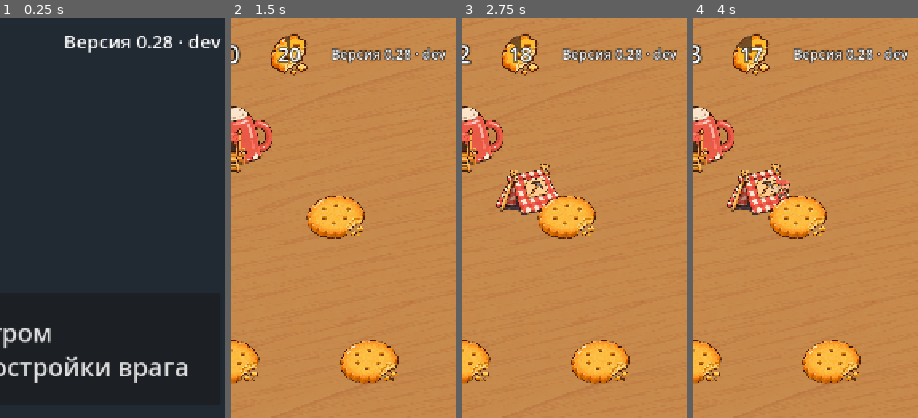
Above: before the commit, frames 1-4 (left to right).
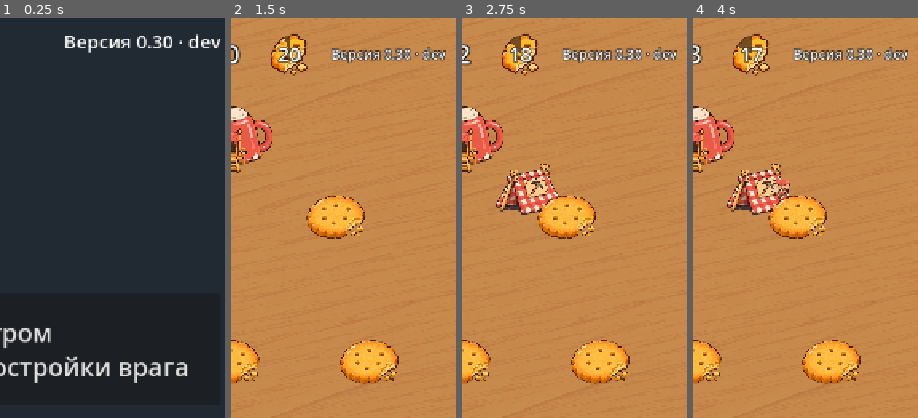
Above: after the commit, the same moments.

Repository: fishert2812/strategy-2d
Game: Godot game, scene res://scenes/main.tscn
Two runs of this game, one before a commit and one after it. Both use one fixed random seed, a clock stepped at 60 frames per second and the inputs below.
Inputs (mouse positions are % of the whole screen's width and height, from its top left):
- Up to frame 1 (0.25 s): no input
- Up to frame 2 (1.5 s): click "Разгром Разрушь все постройки…" at 0.5 s; tap Enter at 1.25 s; move the mouse to (72, 45) at 1.27 s; click (72, 45) at 1.42 s
- Up to frame 3 (2.75 s): drag from (30, 55) to (45, 70) at 2.02 s
- Up to frame 4 (4 s): move the mouse to (60, 28) at 2.77 s; click (60, 28) at 2.92 s; drag from (45, 70) to (20, 35) at 3.52 s
The pictures show only the part of the screen within x 50-100%, y 0-50%; the shares and areas given below are measured in that part.

The runs differ from the first frame. In frame 1, 0.1% of the frame differs, in the area x 68-77%, y 4-8%; in frame 2, 0.1%; in frame 3, 0.1%; in frame 4, 0.1%.

Commit message:
Вязаный воин Романа: бег из его поз, удар иголкой, красный перекраской
Co-Authored-By: Claude Opus 5.5 <noreply@anthropic.com>
Claude-Session: https://claude.ai/code/session_019VbyzJ8W3QpPGzTEiFrfae

Diff:
--- a/data/look.json
+++ b/data/look.json
@@ -24,10 +24,16 @@
     "width": 56,
     "anchor": [0.5, 0.8672]
   },
+  "_warrior": "Вязаный воин: кадры из поз Романа (tools/art/warrior_frames.py). files — стойка; frames — все кадры по цветам. pose: run — порядок кадров бега, stride — путь в точках поля на один кадр, stand — кадр на месте, windup и thrust — замах и укол, blow — доли удара, когда замах сменяется уколом и укол стойкой.",
   "warrior": {
-    "files": ["warrior_blue", "warrior_red"],
-    "width": 56,
-    "anchor": [0.5, 0.8477]
+    "files": ["warrior_blue_1", "warrior_red_1"],
+    "frames": [
+      ["warrior_blue_0", "warrior_blue_1", "warrior_blue_2", "warrior_blue_3", "warrior_blue_4"],
+      ["warrior_red_0", "warrior_red_1", "warrior_red_2", "warrior_red_3", "warrior_red_4"]
+    ],
+    "pose": {"run": [0, 1, 2, 1], "stride": 8, "stand": 1, "windup": 3, "thrust": 4, "blow": [0.35, 0.8]},
+    "width": 64,
+    "anchor": [0.5, 0.9481]
   },
   "tower": {
     "files": ["tower_archer_blue", ""],
@@ -64,7 +70,7 @@
     "gait": {
       "carrier": {"hop": 7, "rate": 3.6, "squash": 0.14, "sway": 5},
       "carrier_loaded": {"hop": 2, "rate": 2.0, "squash": 0.06, "sway": 10},
-      "warrior": {"hop": 3, "rate": 2.6, "squash": 0.08, "sway": 2},
+      "warrior": {"hop": 1.5, "rate": 2.6, "squash": 0.04, "sway": 0},
       "fidget": {"hop": 2, "rate": 0.8, "squash": 0.05, "sway": 3}
     },
     "_fidget_max": "Во сколько раз чаще топчутся воины у коробка перед самым свистком.",
--- a/data/version.json
+++ b/data/version.json
@@ -1,3 +1,3 @@
 {
-	"number": "0.28"
+	"number": "0.30"
 }
--- a/scripts/battle.gd
+++ b/scripts/battle.gd
@@ -158,6 +158,8 @@
 			var s := Sprite2D.new()
 			_fit(s, look[u.kind], _tex(look[u.kind].files[u.side]))
 			motion.attach(s)
+			if look[u.kind].has("frames"):
+				motion.frames(s, look[u.kind].frames[u.side].map(_tex), look[u.kind].pose)
 			s.position = u.pos
 			things.add_child(s)
 			_units[u.id] = s
--- a/scripts/motion.gd
+++ b/scripts/motion.gd
@@ -20,8 +20,33 @@
 	s.set_meta("pulse", 0.0)
 
 
+## Кадры позы (вязаный воин): pics — картинки кадров, pose — порядок из look.json.
+## Бег меняет шаги по пройденному пути, удар — замах и укол; без кадров движется одна картинка.
+func frames(s: Sprite2D, pics: Array, pose: Dictionary) -> void:
+	s.set_meta("frames", pics)
+	s.set_meta("pose", pose)
+	s.set_meta("dist", 0.0)
+	s.set_meta("blow", -1.0)
+
+
+func _pose(s: Sprite2D, moved: float) -> void:
+	if not s.has_meta("frames"):
+		return
+	var p: Dictionary = s.get_meta("pose")
+	var blow: float = s.get_meta("blow")
+	var i: int = p.stand
+	if blow >= 0.0:
+		i = p.windup if blow < p.blow[0] else (p.thrust if blow < p.blow[1] else p.stand)
+	elif moved > 0.01:
+		var d: float = s.get_meta("dist") + moved
+		s.set_meta("dist", d)
+		i = p.run[int(d / p.stride) % p.run.size()]
+	s.texture = s.get_meta("frames")[i]
+
+
 ## Шаг вприпрыжку: прыжок, приземление со сплющиванием, покачивание. moved — путь за кадр.
 func walk(s: Sprite2D, gait: String, moved: float, dt: float) -> void:
+	_pose(s, 0.0 if gait == "fidget" else moved)
 	var g: Dictionary = cfg.gait[gait]
 	var ph: float = s.get_meta("phase")
 	ph = ph + dt * g.rate if moved > 0.01 else move_toward(ph, roundf(ph), dt * 4.0)
@@ -39,6 +64,13 @@
 func strike(attacker: Sprite2D, target: Sprite2D, dir: Vector2) -> void:
 	var k: Dictionary = cfg.strike
 	if attacker != null and attacker.has_meta("kick"):
+		# Нарисован лицом влево: бьёт вправо — разворачивается к цели.
+		if absf(dir.x) > 0.01:
+			attacker.flip_h = dir.x > 0
+		if attacker.has_meta("frames"):
+			var b := attacker.create_tween()
+			b.tween_method(func(v): attacker.set_meta("blow", v), 0.0, 1.0, k.time)
+			b.tween_callback(func(): attacker.set_meta("blow", -1.0))
 		var t := attacker.create_tween()
 		t.tween_method(_kick.bind(attacker), Vector2.ZERO, -dir * k.windup, k.time * 0.35)
 		t.tween_method(_kick.bind(attacker), -dir * k.windup, dir * k.lunge, k.time * 0.2)
--- a/tests/test_touch.gd
+++ b/tests/test_touch.gd
@@ -151,6 +151,6 @@
 ## не дают заминку кадра в браузере (было 110–160 мс).
 func test_pictures_loaded_before_play() -> String:
 	var battle: Control = await _battle(Vector2i(720, 1281))
-	var missing := ["warrior_blue", "warrior_red", "barracks_blue", "tower_archer_blue", "porter_red"].filter(func(f): return not ResourceLoader.has_cached(battle.look.dir + f + ".png"))
+	var missing := ["warrior_blue_0", "warrior_red_4", "barracks_blue", "tower_archer_blue", "porter_red"].filter(func(f): return not ResourceLoader.has_cached(battle.look.dir + f + ".png"))
 	battle.get_parent().free()
 	return "" if missing.is_empty() else "не загружены заранее: %s" % [missing]
--- /dev/null
+++ b/tests/test_warrior_look.gd
@@ -0,0 +1,76 @@
+extends RefCounted
+## Вязаный воин из поз Романа: бежит шагами, колет иголкой в сторону врага, ноги во всех кадрах на одной высоте.
+
+const DT := 0.05
+
+
+func _battle() -> Control:
+	var battle: Control = load("res://scenes/battle.tscn").instantiate()
+	(Engine.get_main_loop() as SceneTree).root.add_child(battle)
+	return battle
+
+
+## Игрок видит, что отряд бежит, а не скользит, и кто кого колет: на марше меняются шаги,
+## в бою воин разворачивается к врагу, замахивается и колет.
+func test_warrior_runs_in_steps_and_stabs_at_enemy() -> String:
+	var battle := _battle()
+	var sim: Sim = battle.sim
+	sim.gold = [200, 200]
+	var mine := sim.build(Sim.PLAYER, "barracks", Vector2(260, 780))
+	var theirs := sim.build(Sim.ENEMY, "barracks", Vector2(460, 220))
+	sim.set_route(mine, [theirs.pos])
+	sim.set_route(theirs, [mine.pos])
+	var pose: Dictionary = battle.look.warrior.pose
+	var pics: Array = battle.look.warrior.frames[Sim.PLAYER].map(battle._tex)
+	var steps := {}
+	var hits := []
+	sim.changed.connect(func(what, data):
+		if what == "hit" and battle._units.has(data.by) and battle._units.has(data.get("id", -1)):
+			hits.append(data))
+	while hits.size() < 3 and sim.time < 60:
+		battle._process(DT)
+		for u in sim.units:
+			if u.kind == "warrior" and u.side == Sim.PLAYER and u.go:
+				steps[pics.find(battle.sprite_of(u.id).texture)] = true
+	var why := ""
+	if hits.size() < 3:
+		why = "за минуту отряды не подрались"
+	elif steps.size() < 3:
+		why = "на марше кадров бега %d, а должно быть 3" % steps.size()
+	else:
+		var hit: Dictionary = hits[-1]
+		var by: Sprite2D = battle._units[hit.by]
+		var target: Sprite2D = battle._units[hit.id]
+		await (Engine.get_main_loop() as SceneTree).create_timer(0.16).timeout
+		battle.motion.walk(by, "warrior", 0.0, 0.0)
+		var thrust: Texture2D = by.get_meta("frames")[pose.thrust]
+		if by.texture != thrust:
+			why = "посреди удара воин не колет: кадр %s" % by.get_meta("frames").find(by.texture)
+		elif absf(target.position.x - by.position.x) > 1 and by.flip_h != (target.position.x > by.position.x):
+			why = "воин колет спиной к цели"
+	battle.free()
+	return why
+
+
+## Ноги во всех кадрах на одной высоте, кадры одного размера: фигурка не прыгает при смене кадра.
+func test_warrior_frames_share_ground() -> String:
+	var dir := "res://art/table/"
+	var size := Vector2i.ZERO
+	var ground := -1
+	for side in [0, 1]:
+		for i in 5:
+			var img: Image = load(dir + "warrior_%s_%d.png" % [["blue", "red"][side], i]).get_image()
+			if img.is_compressed():
+				img.decompress()
+			if size != Vector2i.ZERO and img.get_size() != size:
+				return "кадр %d размером %s, а первый %s" % [i, img.get_size(), size]
+			size = img.get_size()
+			var low := 0
+			for y in img.get_height():
+				for x in img.get_width():
+					if img.get_pixel(x, y).a > 0.8:
+						low = y
+			if ground >= 0 and absi(low - ground) > 1:
+				return "кадр %d: подошва на %d, а у первого на %d" % [i, low, ground]
+			ground = low
+	return ""
Binary file removed: art/table/warrior_blue.png
Binary file added: art/table/warrior_blue_0.png
Not shown, added: art/table/warrior_blue_0.png.import
Binary file added: art/table/warrior_blue_1.png
Not shown, changed: art/table/warrior_blue_1.png.import
Binary file added: art/table/warrior_blue_2.png
Not shown, added: art/table/warrior_blue_2.png.import
Binary file added: art/table/warrior_blue_3.png
Not shown, added: art/table/warrior_blue_3.png.import
Binary file added: art/table/warrior_blue_4.png
Not shown, added: art/table/warrior_blue_4.png.import
Binary file removed: art/table/warrior_red.png
(and 13 more such lines)
